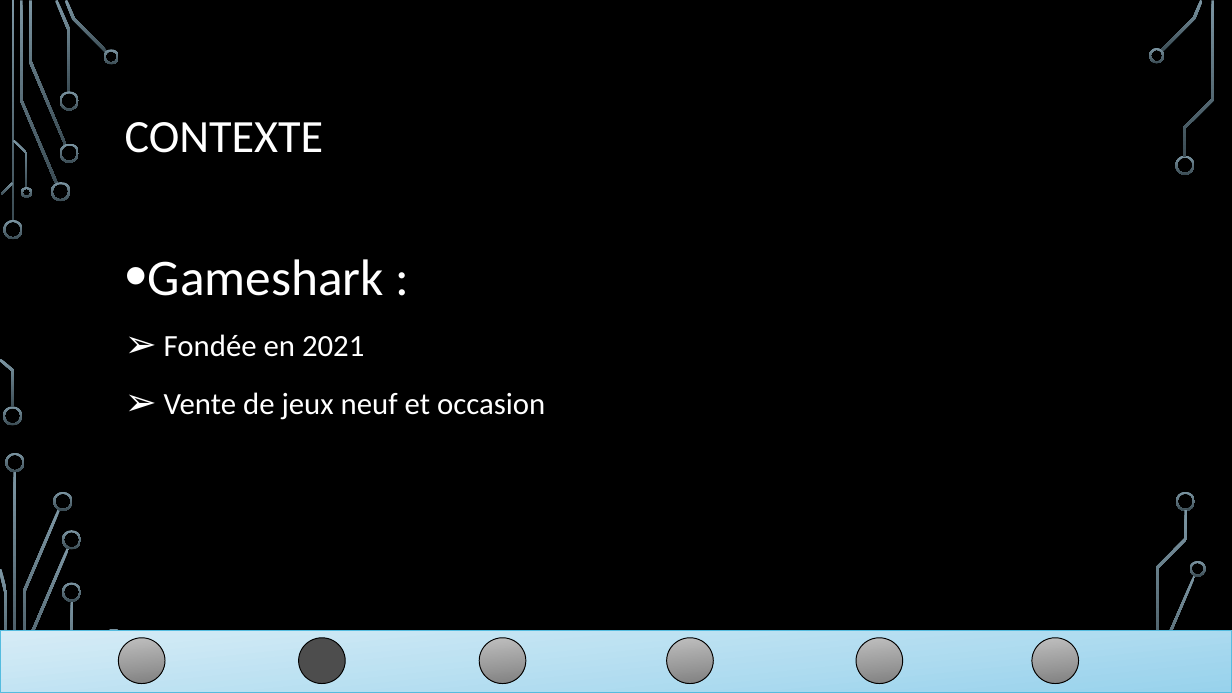
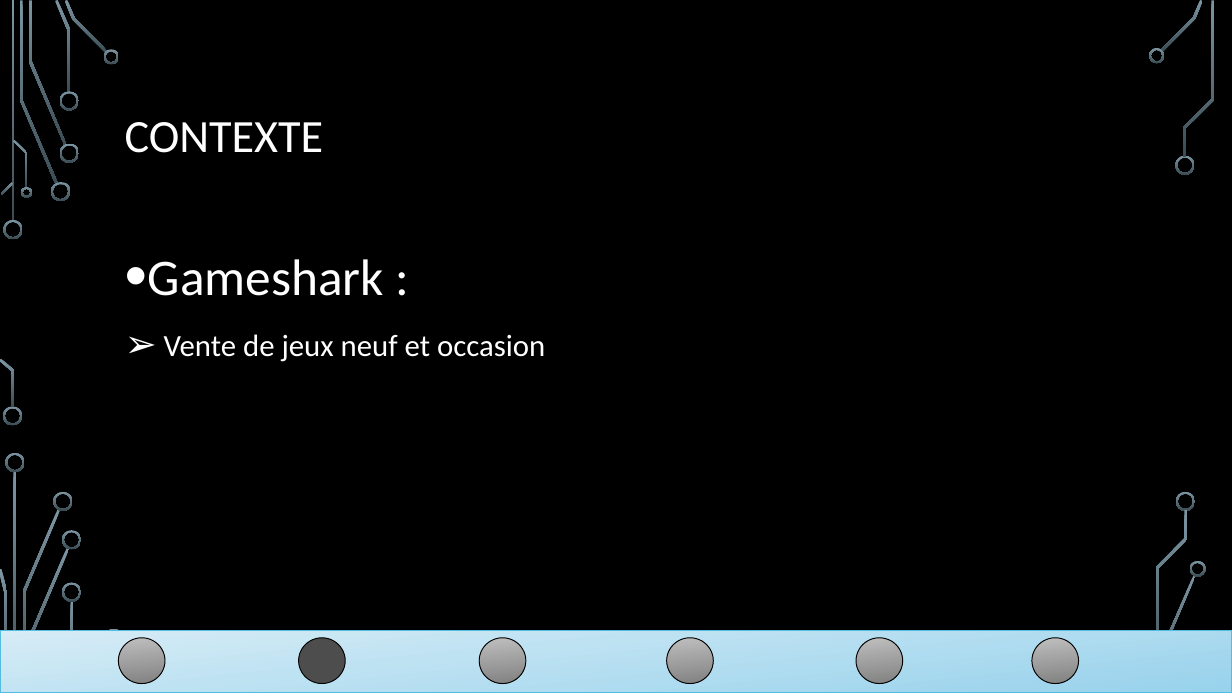
Before and after one commit to linh1902/gameshark, a slide deck: slide 6 of doc/ppt_gameshark.pptx. Drawn at 1232x693 pixels with LibreOffice and Linux fonts; fonts in the diff are those of the drawing; background and template pictures are left out. Boxes give left, top, right and bottom in pixels: in the first picture for what was removed or moved away, otherwise in the second. Text is boxed around its words. In the diff, an @@ line names an element or a change of style, - is before the commit and + after.

```diff
--- a/doc/ppt_gameshark.pptx
+++ b/doc/ppt_gameshark.pptx
@@ text at (x1=164, y1=334, x2=364, y2=357): paragraph removed @@
-➢ Fondée en 2021
```
Also in this commit, not shown: 6 other slides changed, 12 other files.
